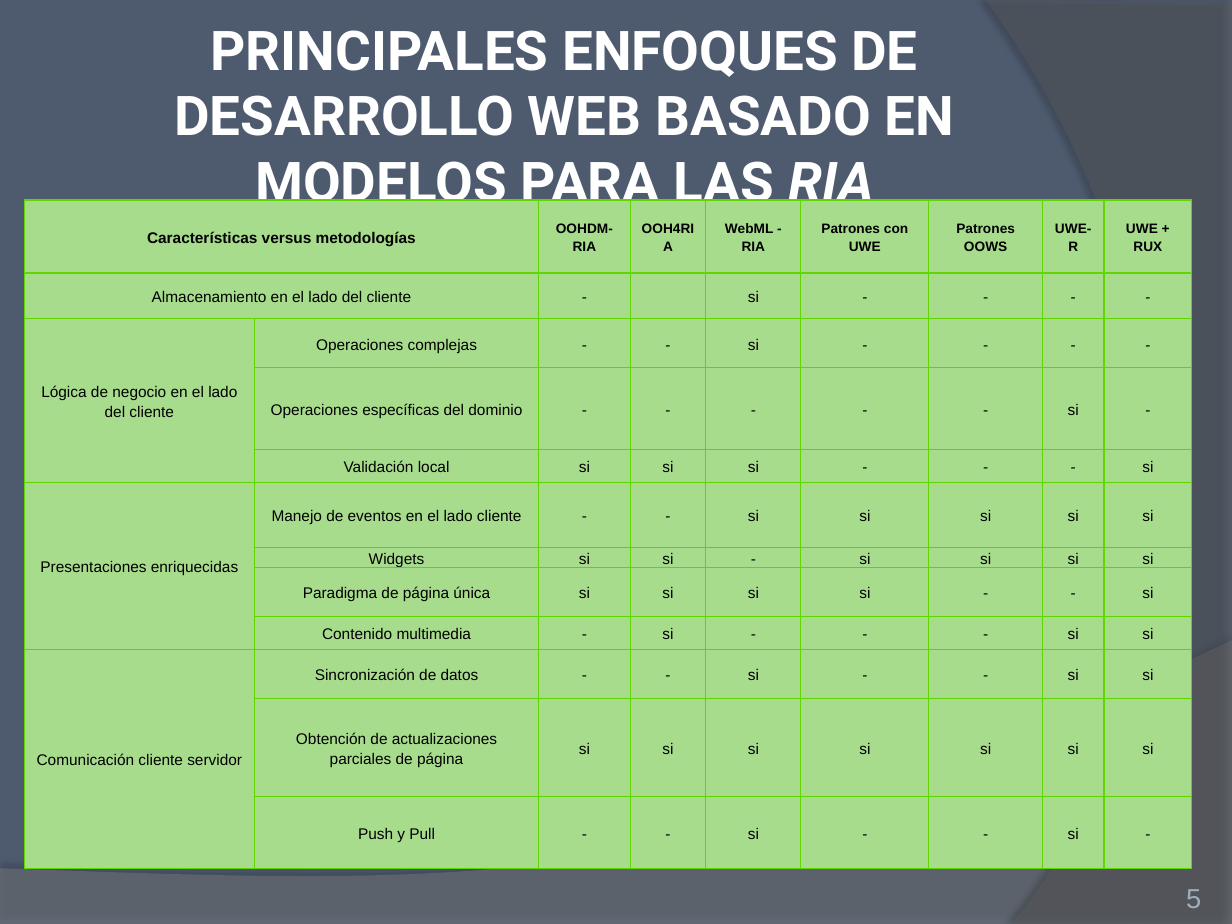
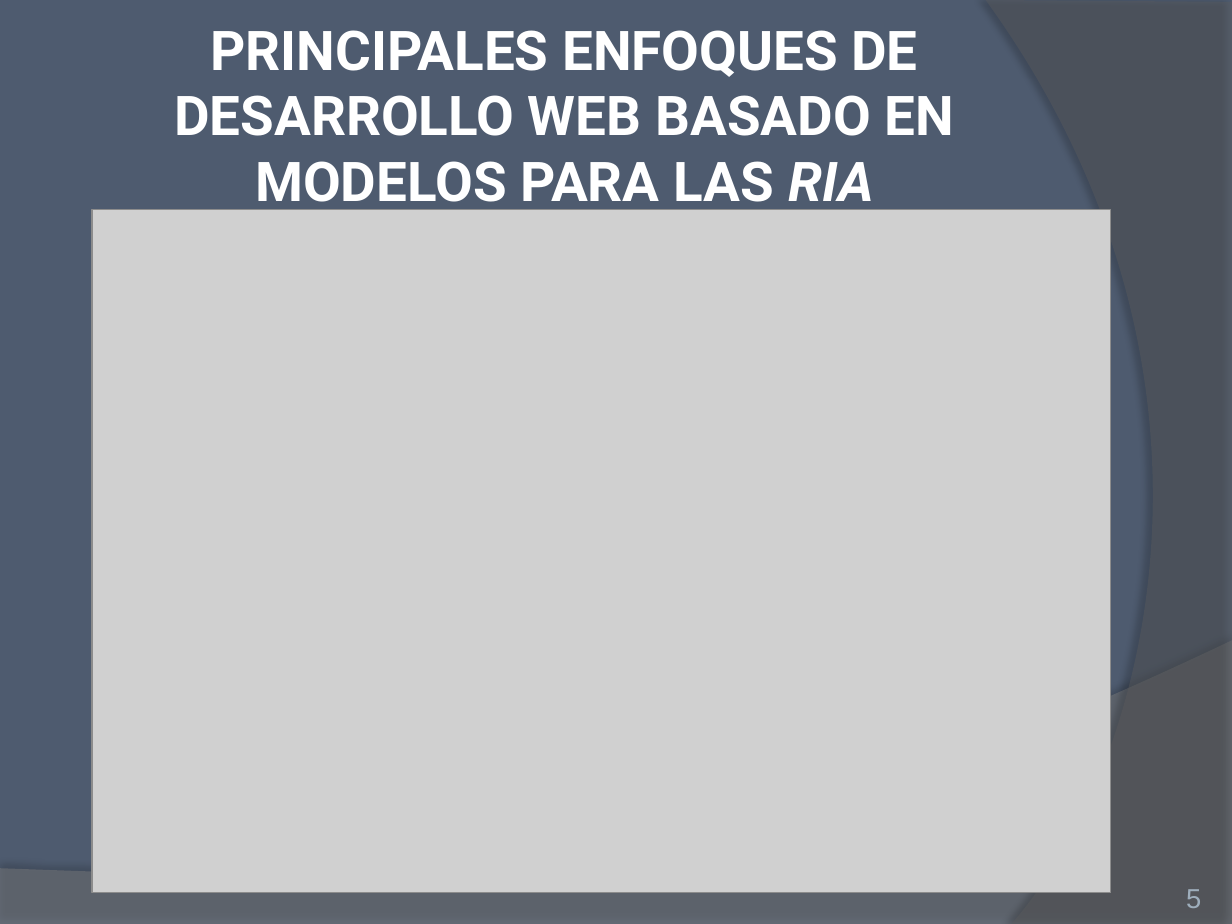
Before and after one commit to ivalop81/Metamodelo-Cybse2016, a slide deck: slide 5 of Presentacion final .pptx. Drawn at 1232x924 pixels with LibreOffice and Linux fonts; fonts in the diff are those of the drawing; grey boxes stand for pictures. Boxes give left, top, right and bottom in pixels: in the first picture for what was removed or moved away, otherwise in the second. Text is boxed around its words. In the diff, an @@ line names an element or a change of style, - is before the commit and + after.

```diff
--- a/Presentacion final .pptx
+++ b/Presentacion final .pptx
@@ table removed at <box>25,200,1191,870</box>, 12 rows, 9 columns @@
-Características versus metodologías |  | OOHDM-RIA | OOH4RIA | WebML - RIA | Patrones con UWE | Patrones OOWS | UWE-R | UWE + RUX
-Almacenamiento en el lado del cliente |  | - |  | si | - | - | - | -
-Lógica de negocio en el lado del cliente | Operaciones complejas | - | - | si | - | - | - | -
- | Operaciones específicas del dominio | - | - | - | - | - | si | -
- | Validación local | si | si | si | - | - | - | si
-Presentaciones enriquecidas | Manejo de eventos en el lado cliente | - | - | si | si | si | si | si
- | Widgets | si | si | - | si | si | si | si
- | Paradigma de página única | si | si | si | si | - | - | si
- | Contenido multimedia | - | si | - | - | - | si | si
-Comunicación cliente servidor | Sincronización de datos | - | - | si | - | - | si | si
- | Obtención de actualizaciones parciales de página | si | si | si | si | si | si | si
- | Push y Pull | - | - | si | - | - | si | -
@@ picture added at <box>92,209,1111,892</box> @@
```
Also in this commit, not shown: 7 other slides changed, 1 slide removed, 7 other files.
